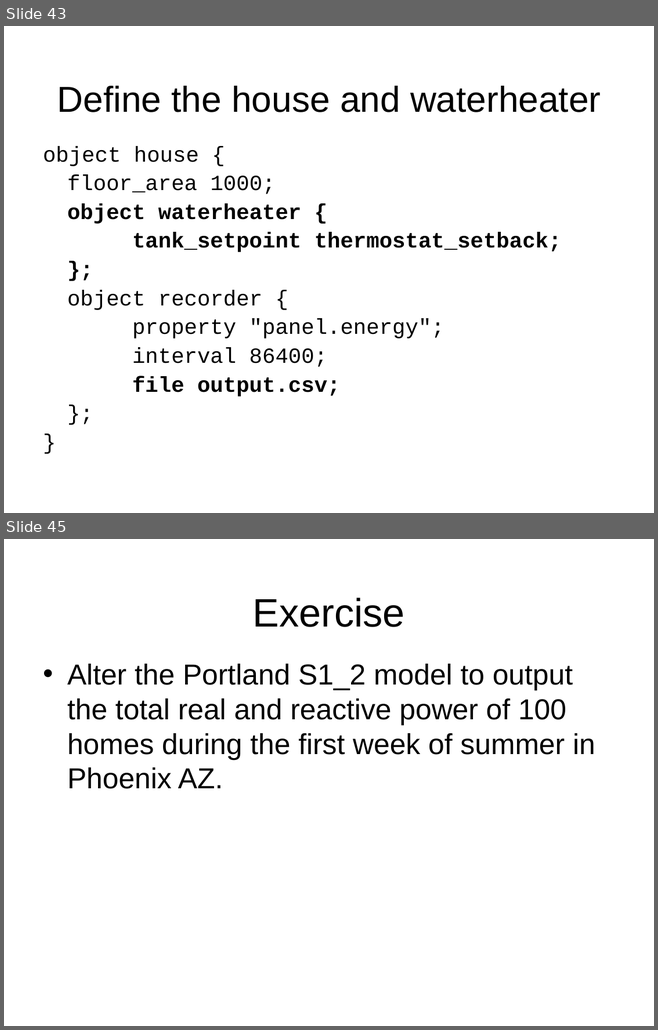
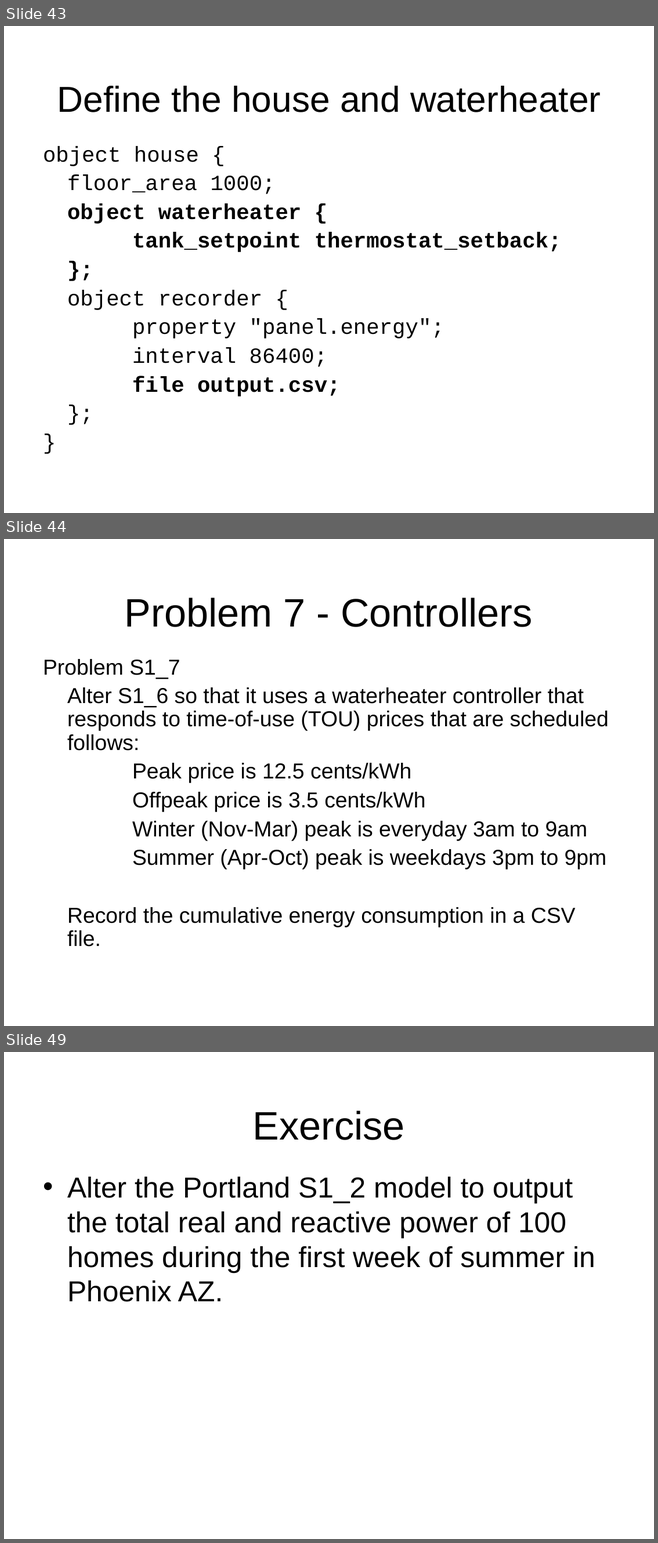
Before and after one commit to gridlab-d/course, a slide deck: Short/1 - Residential.ppt. Shown one above the other, each under a label of ours: slides 43 and 45 before the commit, slides 43, 44 and 49 after it; the slides between them are not shown. The pictures are 658x1030 and 658x1543 pixels, drawn with LibreOffice and Linux fonts; fonts in the diff are those of the drawing; background and template pictures are left out. Boxes give left, top, right and bottom in pixels: in the first picture for what was removed or moved away, otherwise in the second. Text is boxed around its words. In the diff, an @@ line names an element or a change of style, - is before the commit and + after.

```diff
--- a/Short/1 - Residential.ppt
+++ b/Short/1 - Residential.ppt
@@ slide 44 added at <box>4,539,654,1026</box>, background picture (left out) @@
@@ title added at <box>125,598,532,627</box>, 44 pt, text #000000 @@
+Problem 7 - Controllers
@@ text added at <box>43,659,608,947</box>, 24 pt, text #000000 @@
+Problem S1_7
+Alter S1_6 so that it uses a waterheater controller that responds to time-of-use (TOU) prices that are scheduled follows:
+Peak price is 12.5 cents/kWh
+Offpeak price is 3.5 cents/kWh
+Winter (Nov-Mar) peak is everyday 3am to 9am
+Summer (Apr-Oct) peak is weekdays 3pm to 9pm
+Record the cumulative energy consumption in a CSV file.
@@ what was slide 45 is now slide 49 @@
```
Also in this commit, not shown: 4 other slides added, 1 slide removed.
